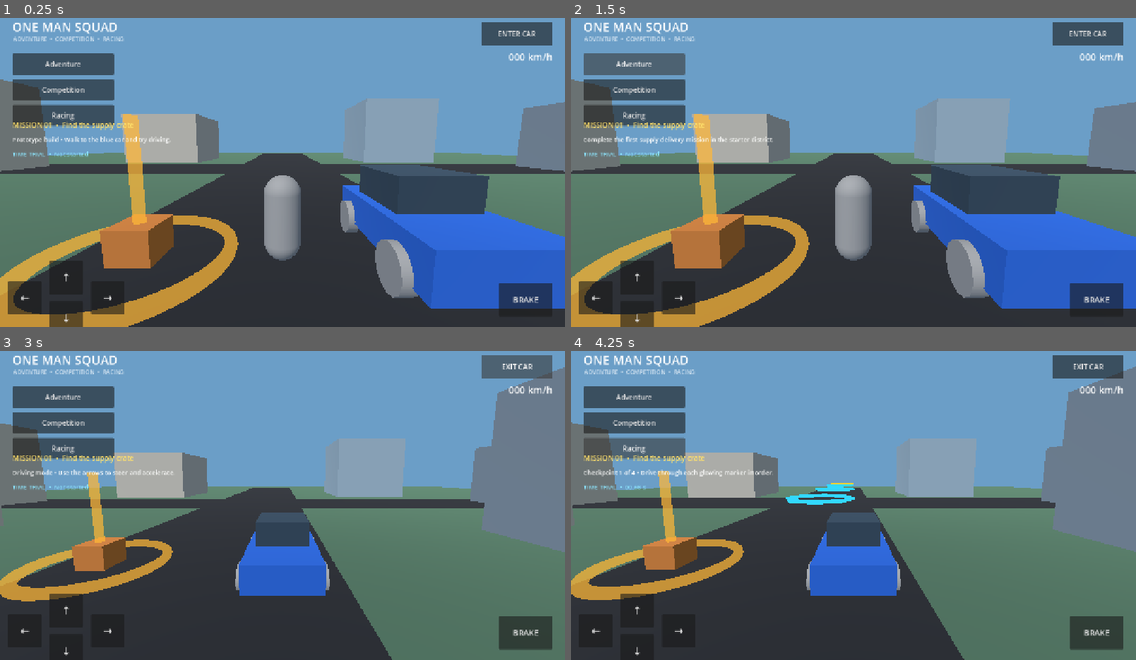
Above: before the commit, frames 1-4 (two rows, left to right).
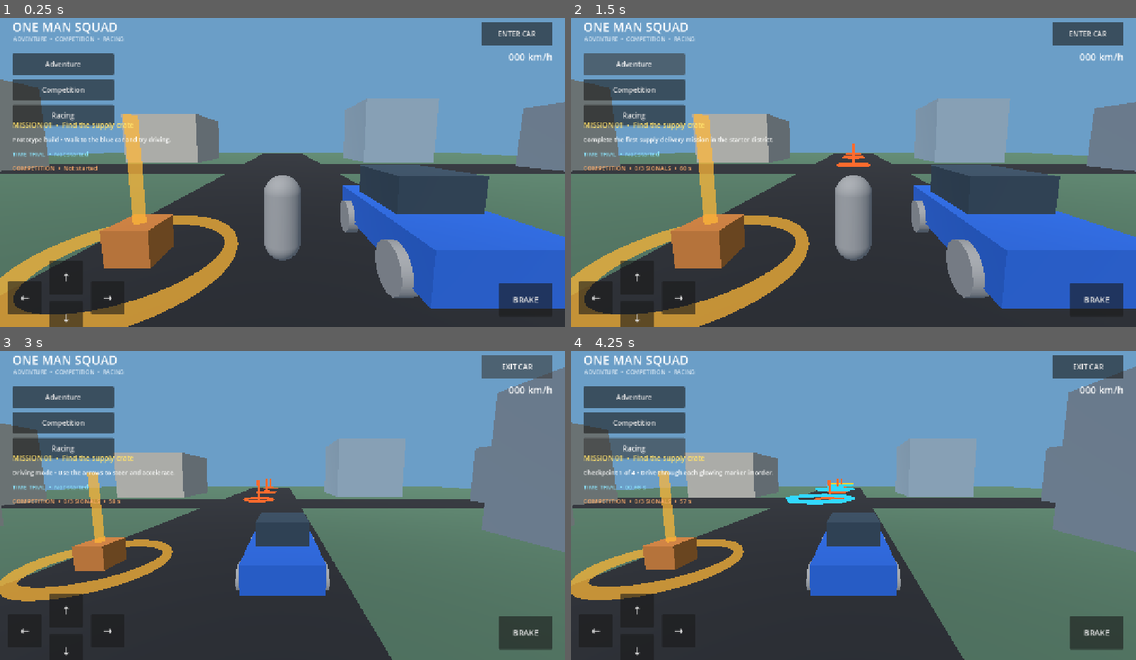
Above: after the commit, the same moments.

Repository: newgenerationnetwork617-ops/one-man-squad
Game: Godot game, scene res://scenes/main.tscn
Two runs of this game, one before a commit and one after it. Both use one fixed random seed, a clock stepped at 60 frames per second and the inputs below.
Inputs:
- Up to frame 1 (0.25 s): no input
- Up to frame 2 (1.5 s): click "Competition" at 0.5 s; click "Adventure" at 1.25 s
- Up to frame 3 (3 s): click "Adventure" at 2 s; click "ENTER CAR" at 2.75 s
- Up to frame 4 (4.25 s): click "Racing" at 3.5 s

The runs differ from the first frame. In frame 1, 0.1% of the frame differs, in the area x 2-18%, y 47-50%; in frame 2, 0.3%, in the area x 2-53%, y 40-50%; in frame 3, 0.3%; in frame 4, 0.2%.

Commit message:
Add first playable Competition signal collection round

Diff:
--- a/scripts/main.gd
+++ b/scripts/main.gd
@@ -19,6 +19,11 @@
 var race_checkpoint_index := 0
 var race_elapsed := 0.0
 var speed_label: Label
+var competition_label: Label
+var competition_objectives: Array[Area3D] = []
+var competition_active := false
+var competition_collected := 0
+var competition_time_left := 60.0
 
 func _ready() -> void:
 	_build_environment()
@@ -34,6 +39,12 @@
 	if race_active:
 		race_elapsed += delta
 		race_label.text = "TIME TRIAL  •  %05.2f s" % race_elapsed
+	if competition_active:
+		competition_time_left = maxf(0.0, competition_time_left - delta)
+		competition_label.text = "COMPETITION  •  %d/3 SIGNALS  •  %02d s" % [competition_collected, int(ceil(competition_time_left))]
+		if competition_time_left <= 0.0:
+			competition_active = false
+			status_label.text = "Round over • You collected %d of 3 signals." % competition_collected
 
 func _build_environment() -> void:
 	var world_environment := WorldEnvironment.new()
@@ -162,6 +173,13 @@
 	race_label.add_theme_font_size_override("font_size", 14)
 	race_label.add_theme_color_override("font_color", Color(0.55, 0.9, 1.0))
 	root.add_child(race_label)
+
+	competition_label = Label.new()
+	competition_label.text = "COMPETITION  •  Not started"
+	competition_label.position = Vector2(28, 350)
+	competition_label.add_theme_font_size_override("font_size", 14)
+	competition_label.add_theme_color_override("font_color", Color(1.0, 0.68, 0.42))
+	root.add_child(competition_label)
 
 	speed_label = Label.new()
 	speed_label.text = "000 km/h"
@@ -366,6 +384,8 @@
 	button.size_flags_horizontal = Control.SIZE_EXPAND_FILL
 	if title == "Racing":
 		button.pressed.connect(_start_time_trial)
+	elif title == "Competition":
+		button.pressed.connect(_start_competition_round)
 	else:
 		button.pressed.connect(func() -> void:
 			status_label.text = description
@@ -413,3 +433,76 @@
 		Input.action_release("vehicle_brake")
 	)
 	parent.add_child(button)
+
+func _start_competition_round() -> void:
+	if is_driving:
+		status_label.text = "Exit the car before starting the on-foot signal challenge."
+		return
+	if competition_active:
+		status_label.text = "Competition round is already active • Collect the glowing signals."
+		return
+	for objective in competition_objectives:
+		if is_instance_valid(objective):
+			objective.queue_free()
+	competition_objectives.clear()
+	competition_active = true
+	competition_collected = 0
+	competition_time_left = 60.0
+	var targets: Array[Vector3] = [
+		Vector3(0.0, 0.0, -10.0),
+		Vector3(0.0, 0.0, -22.0),
+		Vector3(0.0, 0.0, -34.0)
+	]
+	for index in range(targets.size()):
+		competition_objectives.append(_create_competition_objective(index, targets[index]))
+	competition_label.text = "COMPETITION  •  0/3 SIGNALS  •  60 s"
+	status_label.text = "Signal challenge started • Collect all three glowing markers before time runs out."
+
+func _create_competition_objective(index: int, target_position: Vector3) -> Area3D:
+	var area := Area3D.new()
+	area.name = "CompetitionSignal_%02d" % index
+	area.position = target_position
+	add_child(area)
+	var collision := CollisionShape3D.new()
+	var shape := CylinderShape3D.new()
+	shape.radius = 2.0
+	shape.height = 2.5
+	collision.shape = shape
+	collision.position.y = 1.25
+	area.add_child(collision)
+	var beacon := MeshInstance3D.new()
+	var beacon_mesh := CylinderMesh.new()
+	beacon_mesh.top_radius = 0.18
+	beacon_mesh.bottom_radius = 0.18
+	beacon_mesh.height = 2.4
+	beacon.mesh = beacon_mesh
+	var material := _material(Color(1.0, 0.42, 0.18))
+	material.shading_mode = BaseMaterial3D.SHADING_MODE_UNSHADED
+	beacon.material_override = material
+	beacon.position.y = 1.2
+	area.add_child(beacon)
+	var ring := MeshInstance3D.new()
+	var ring_mesh := TorusMesh.new()
+	ring_mesh.inner_radius = 1.5
+	ring_mesh.outer_radius = 1.8
+	ring.mesh = ring_mesh
+	ring.material_override = material
+	ring.position.y = 0.12
+	area.add_child(ring)
+	area.body_entered.connect(_on_competition_objective_entered.bind(index))
+	return area
+
+func _on_competition_objective_entered(body: Node3D, index: int) -> void:
+	if body != player or not competition_active:
+		return
+	if index != competition_collected:
+		status_label.text = "Collect the signals in numbered order."
+		return
+	competition_objectives[index].queue_free()
+	competition_collected += 1
+	if competition_collected >= 3:
+		competition_active = false
+		competition_label.text = "COMPETITION  •  ROUND COMPLETE"
+		status_label.text = "Challenge complete • All three signals collected."
+	else:
+		status_label.text = "Signal secured • %d of 3 collected." % competition_collected
